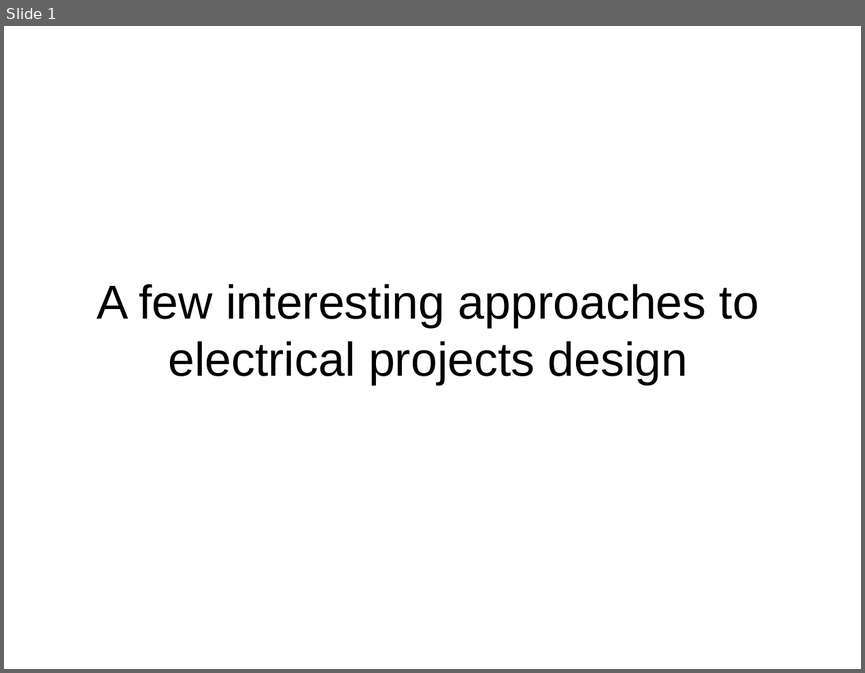
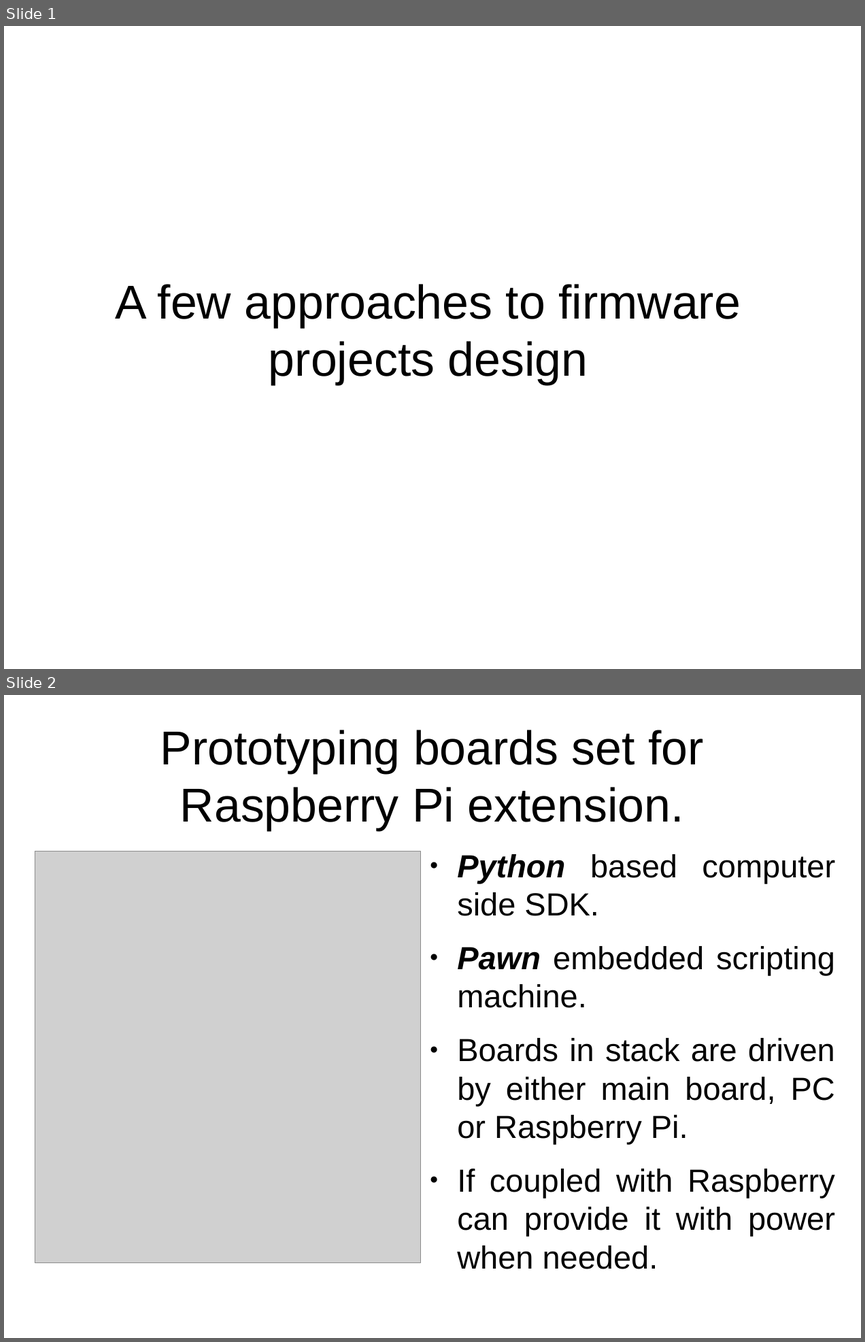
Before and after one commit to z80/mapper, a slide deck: docs/pres/pres.odp. Shown one above the other, each under a label of ours: slide 1 before the commit, slides 1 and 2 after it. The pictures are 865x673 and 865x1342 pixels, drawn with LibreOffice and Linux fonts; fonts in the diff are those of the drawing; grey boxes stand for pictures. Boxes give left, top, right and bottom in pixels: in the first picture for what was removed or moved away, otherwise in the second. Text is boxed around its words. In the diff, an @@ line names an element or a change of style, - is before the commit and + after.

```diff
--- a/docs/pres/pres.odp
+++ b/docs/pres/pres.odp
@@ slide 2 added at (4, 695, 861, 1338), background #FFFFFF @@
@@ title added at (160, 730, 703, 830), 44 pt, text #000000 @@
+Prototyping boards set for Raspberry Pi extension.
@@ picture added at (35, 851, 421, 1263) @@
@@ text added at (457, 854, 835, 1269), 29.6 pt, text #000000 @@
+● Python based computer side SDK.
+● Pawn embedded scripting machine.
+● Boards in stack are driven by either main board, PC or Raspberry Pi.
+● If coupled with Raspberry can provide it with power when needed.
@@ slide 1 changed as well @@
@@ title at (116, 284, 740, 384): text changed @@
-A few interesting approaches to electrical projects design
+A few approaches to firmware projects design
```
Also in this commit, not shown: 1 other slide changed, 10 other slides added, 4 other files.
